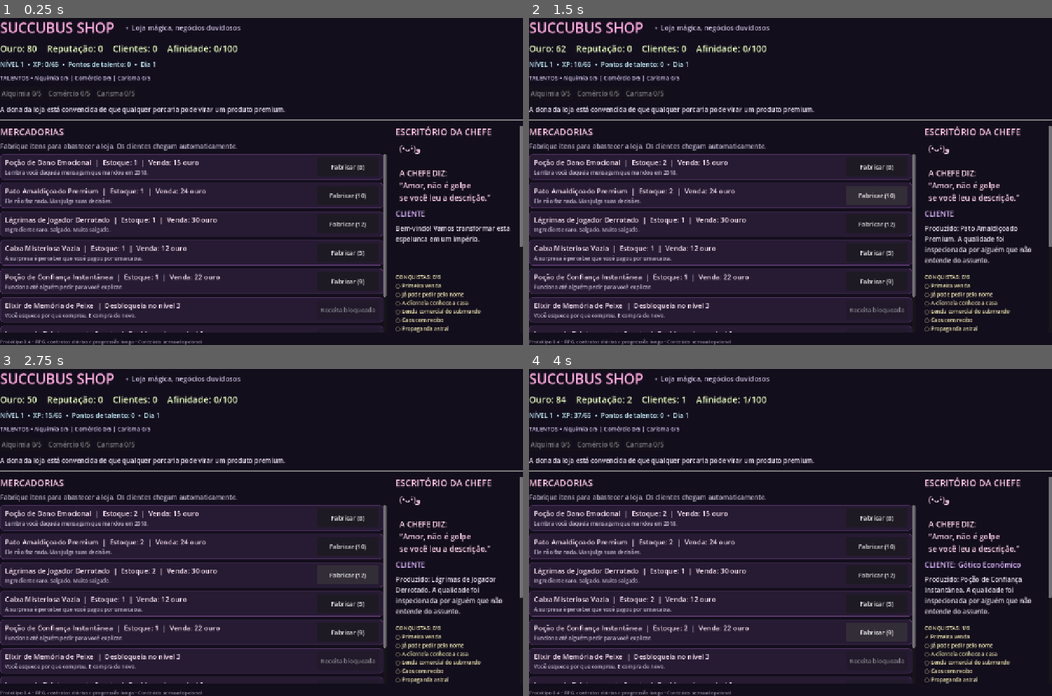
Above: before the commit, frames 1-4 (two rows, left to right).
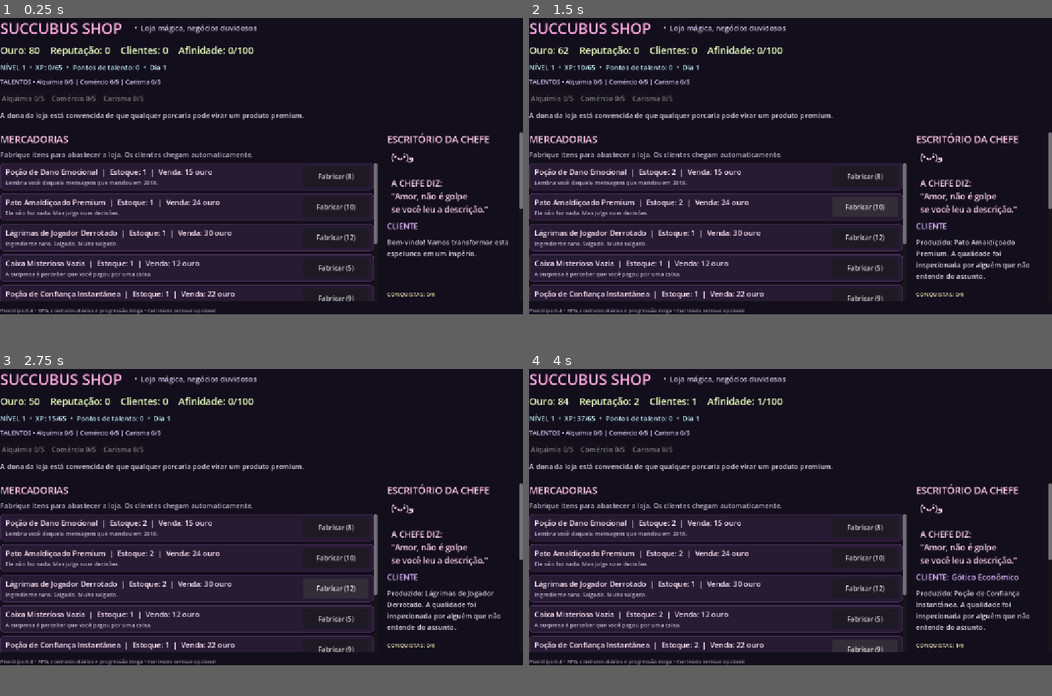
Above: after the commit, the same moments.

Repository: GMGuimaraes/succubus-shop
Game: Godot game, scene res://main.tscn
The game is run twice, just before and just after one commit, with the same random seed, the same clock (stepped at 60 frames per second) and the same inputs.
Inputs:
- Up to frame 1 (0.25 s): no input
- Up to frame 2 (1.5 s): click "Fabricar (8)" at 0.5 s; click "Fabricar (10)" at 1.25 s
- Up to frame 3 (2.75 s): click "Fabricar (12)" at 2 s
- Up to frame 4 (4 s): click "Fabricar (5)" at 2.75 s; click "Fabricar (9)" at 3.5 s
In our replay, the window is 800x500 before the commit and 800x453 after it. These sizes can differ from the game's own. Grey fills any space a smaller window leaves; there, only what the larger window draws over its background counts as a difference.

The runs differ from the first frame. In frame 1, 19% of the frame differs, in the area x 0-100%, y 1-100%; in frame 2, 20%; in frame 3, 20%; in frame 4, 20%.

Commit message:
Fit game window to desktop screen

Diff:
--- a/project.godot
+++ b/project.godot
@@ -17,10 +17,10 @@
 
 [display]
 
-window/size/viewport_width=1280
-window/size/viewport_height=800
-window/size/window_width_override=1280
-window/size/window_height_override=800
+window/size/viewport_width=1200
+window/size/viewport_height=680
+window/size/window_width_override=1200
+window/size/window_height_override=680
 window/stretch/mode="canvas_items"
 
 [rendering]
